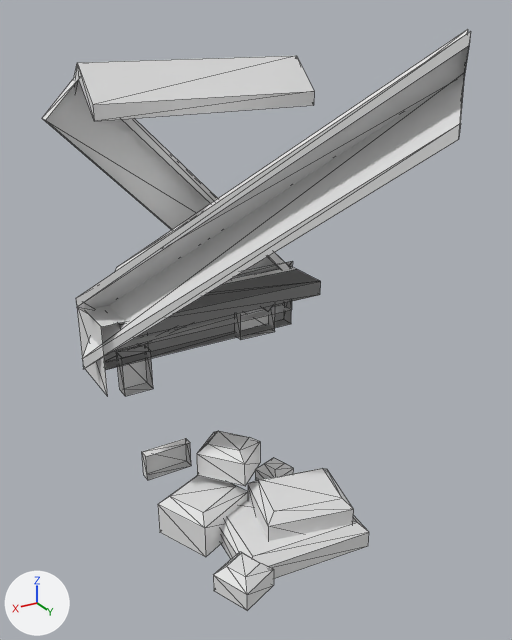
Before and after pictures for a commit that changed the glTF model tools/voxel-bench/kits/voxel-kit-stone.glb.
Camera for both pictures: a 50 mm camera at (0.694, 1.146, 0.862) aimed at (0.006, 0.0, 0.289). Arrows for +X, +Y and +Z are at lower left; the lights stay in place. The older version comes first. Mesh edges are drawn as thin lines.

Objects in the first picture: 'corner-out-top_v0', 'debris-face_v0', 'debris-heavy_v0', 'debris_v0', 'edge-out-top_v0', 'edge-out-top_v1', 'roof-eave_v0', 'roof-gable_v0', 'roof-hip_v0', 'roof-ridge_v0', 'roof-valley_v0' and 1 more.
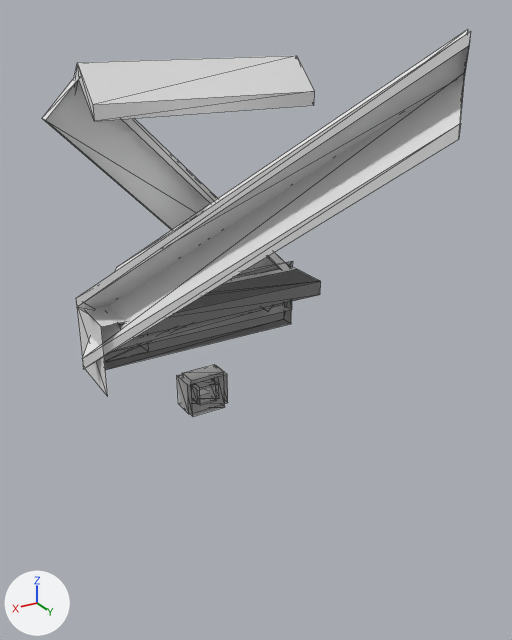
Changed parts and their boxes (x1, y1, x2, y2) in the pictures (512 x 640 px):
'debris_v0', deleted
    before: (158, 431, 354, 557)
'debris-heavy_v0', deleted
    before: (213, 458, 369, 611)
'debris-face_v0', deleted
    before: (116, 305, 275, 480)
'damage-stage-3_v0', added
    after: (177, 366, 228, 414)
'damage-stage-3_v1', added
    after: (182, 364, 224, 416)
'damage-stage-2_v0', added
    after: (191, 379, 219, 404)
'damage-stage-2_v1', added
    after: (194, 379, 216, 405)

Diff of the bpy script that builds the scene:
```diff
--- a/tools/voxel-bench/kits/voxel-kit-stone.glb.py
+++ b/tools/voxel-bench/kits/voxel-kit-stone.glb.py
@@ me_damage_stage_3_v1 @@
+me_damage_stage_3_v1.from_pydata([(-0.045, -0.29, -0.05), (0.045, -0.29, -0.05), (0.045, -0.29, 0.05), (-0.045, -0.29, 0.05), (0.045, -0.24, -0.05), (0.045, -0.24, 0.05), (-0.045, -0.24, -0.05), (-0.045, -0.24, 0.05)], [], [(0, 1, 2), (0, 2, 3), (4, 2, 1), (4, 5, 2), (6, 0, 3), (6, 3, 7), (7, 2, 5), (7, 3, 2), (6, 4, 1), (6, 1, 0)])
@@ me_damage_stage_3_v0 @@
+me_damage_stage_3_v0.from_pydata([(-0.055, -0.3, -0.04), (0.055, -0.3, -0.04), (0.055, -0.3, 0.04), (-0.055, -0.3, 0.04), (0.055, -0.24, -0.04), (0.055, -0.24, 0.04), (-0.055, -0.24, -0.04), (-0.055, -0.24, 0.04)], [], [(0, 1, 2), (0, 2, 3), (4, 2, 1), (4, 5, 2), (6, 0, 3), (6, 3, 7), (7, 2, 5), (7, 3, 2), (6, 4, 1), (6, 1, 0)])
@@ me_damage_stage_2_v1 @@
+me_damage_stage_2_v1.from_pydata([(-0.0225, -0.285, -0.025), (0.0225, -0.285, -0.025), (0.0225, -0.285, 0.025), (-0.0225, -0.285, 0.025), (0.0225, -0.24, -0.025), (0.0225, -0.24, 0.025), (-0.0225, -0.24, -0.025), (-0.0225, -0.24, 0.025)], [], [(0, 1, 2), (0, 2, 3), (4, 2, 1), (4, 5, 2), (6, 0, 3), (6, 3, 7), (7, 2, 5), (7, 3, 2), (6, 4, 1), (6, 1, 0)])
@@ me_damage_stage_2_v0 @@
+me_damage_stage_2_v0.from_pydata([(-0.03, -0.275, -0.02), (0.03, -0.275, -0.02), (0.03, -0.275, 0.02), (-0.03, -0.275, 0.02), (0.03, -0.24, -0.02), (0.03, -0.24, 0.02), (-0.03, -0.24, -0.02), (-0.03, -0.24, 0.02)], [], [(0, 1, 2), (0, 2, 3), (4, 2, 1), (4, 5, 2), (6, 0, 3), (6, 3, 7), (7, 2, 5), (7, 3, 2), (6, 4, 1), (6, 1, 0)])
@@ ob_debris_face_v0 @@
-ob_debris_face_v0 = bpy.data.objects.new('debris-face_v0', me_debris_face_v0)
-ob_debris_face_v0.location = (0.0, 0.0, 0.0)
@@ ob_debris_heavy_v0 @@
-ob_debris_heavy_v0 = bpy.data.objects.new('debris-heavy_v0', me_debris_heavy_v0)
-ob_debris_heavy_v0.location = (0.0, 0.0, 0.0)
@@ ob_debris_v0 @@
-ob_debris_v0 = bpy.data.objects.new('debris_v0', me_debris_v0)
-ob_debris_v0.location = (0.0, 0.0, 0.0)
@@ ob_damage_stage_3_v1 @@
+ob_damage_stage_3_v1 = bpy.data.objects.new('damage-stage-3_v1', me_damage_stage_3_v1)
+ob_damage_stage_3_v1.location = (0.0, 0.0, 0.0)
@@ ob_damage_stage_3_v0 @@
+ob_damage_stage_3_v0 = bpy.data.objects.new('damage-stage-3_v0', me_damage_stage_3_v0)
+ob_damage_stage_3_v0.location = (0.0, 0.0, 0.0)
@@ ob_damage_stage_2_v1 @@
+ob_damage_stage_2_v1 = bpy.data.objects.new('damage-stage-2_v1', me_damage_stage_2_v1)
+ob_damage_stage_2_v1.location = (0.0, 0.0, 0.0)
@@ ob_damage_stage_2_v0 @@
+ob_damage_stage_2_v0 = bpy.data.objects.new('damage-stage-2_v0', me_damage_stage_2_v0)
+ob_damage_stage_2_v0.location = (0.0, 0.0, 0.0)
```
